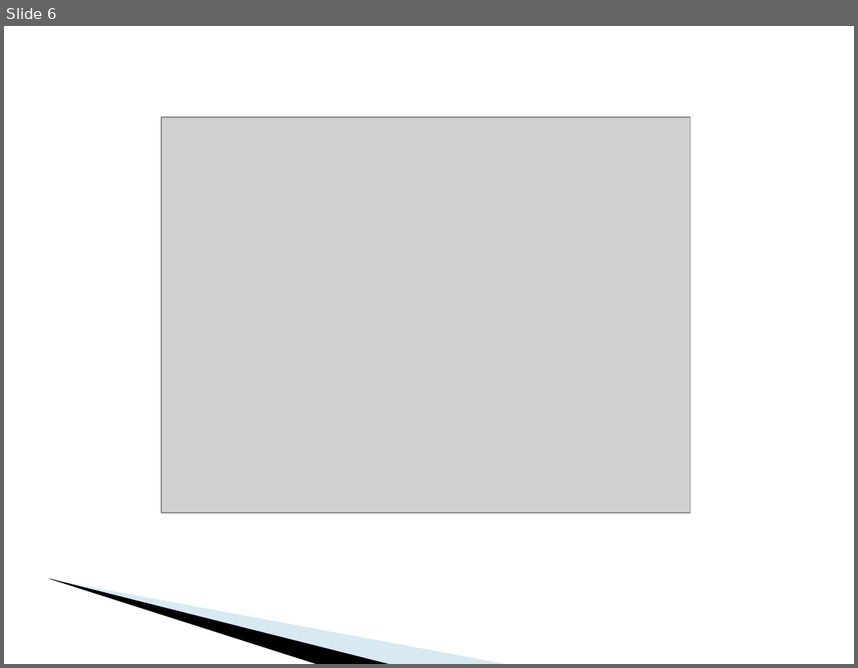
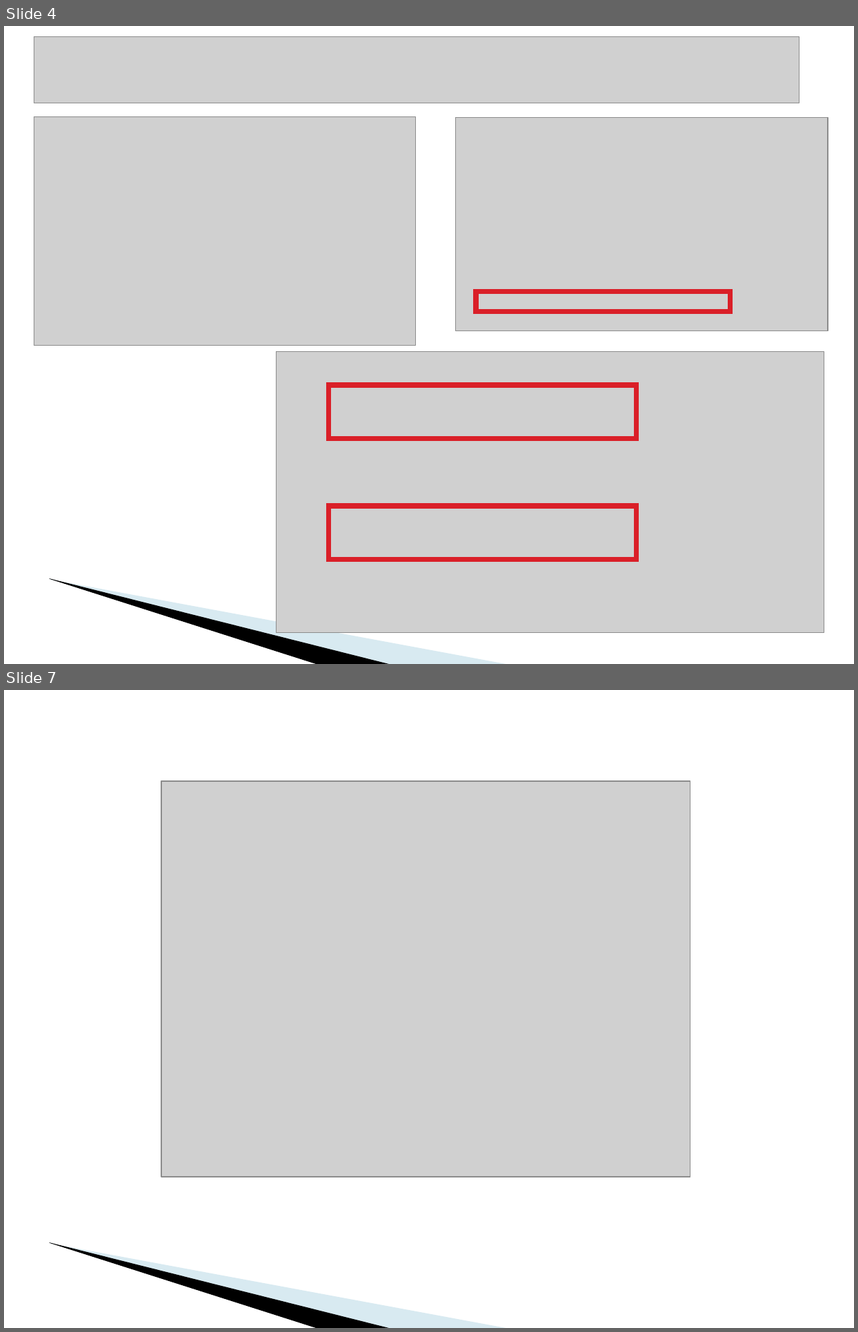
Before and after one commit to csyuzhou/csyuzhou.github.io, a slide deck: files/designPatterns/lecture2.ppt. Shown one above the other, each under a label of ours: slide 6 before the commit, slides 4 and 7 after it; the slides between them are not shown. The pictures are 858x668 and 858x1332 pixels, drawn with LibreOffice and Linux fonts; fonts in the diff are those of the drawing; grey boxes stand for pictures; background and template pictures are left out. Boxes give left, top, right and bottom in pixels: in the first picture for what was removed or moved away, otherwise in the second. Text is boxed around its words. In the diff, an @@ line names an element or a change of style, - is before the commit and + after.

```diff
--- a/files/designPatterns/lecture2.ppt
+++ b/files/designPatterns/lecture2.ppt
@@ slide 4 added at box(4, 26, 854, 664), background #FFFFFF; not listed: 2 template elements that a slide beside it also shows @@
@@ picture added at box(34, 37, 799, 103) @@
@@ picture added at box(34, 117, 415, 345) @@
@@ picture added at box(455, 117, 828, 330) @@
@@ rectangle added at box(476, 291, 730, 312), outline #DA1F28 4.34 pt @@
@@ picture added at box(276, 352, 824, 632) @@
@@ rectangle added at box(329, 385, 637, 439), outline #DA1F28 4.34 pt @@
@@ rectangle added at box(329, 506, 637, 559), outline #DA1F28 4.34 pt @@
@@ what was slide 6 is now slide 7 @@
```
Also in this commit, not shown: 19 slides changed, 3 other slides added, 1 slide removed, 1 other file.
